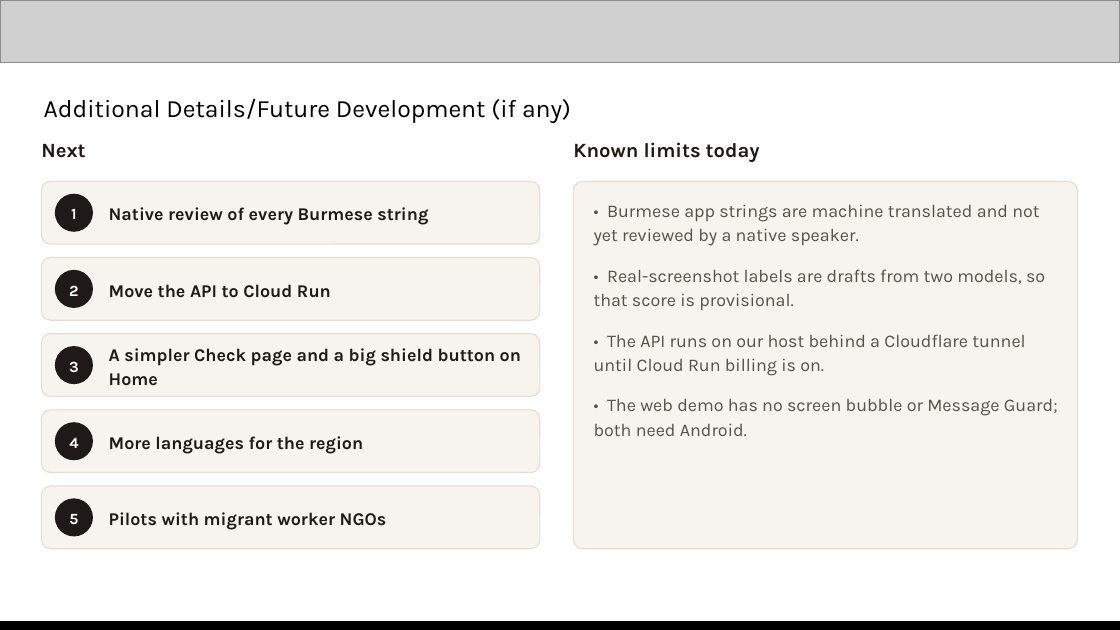
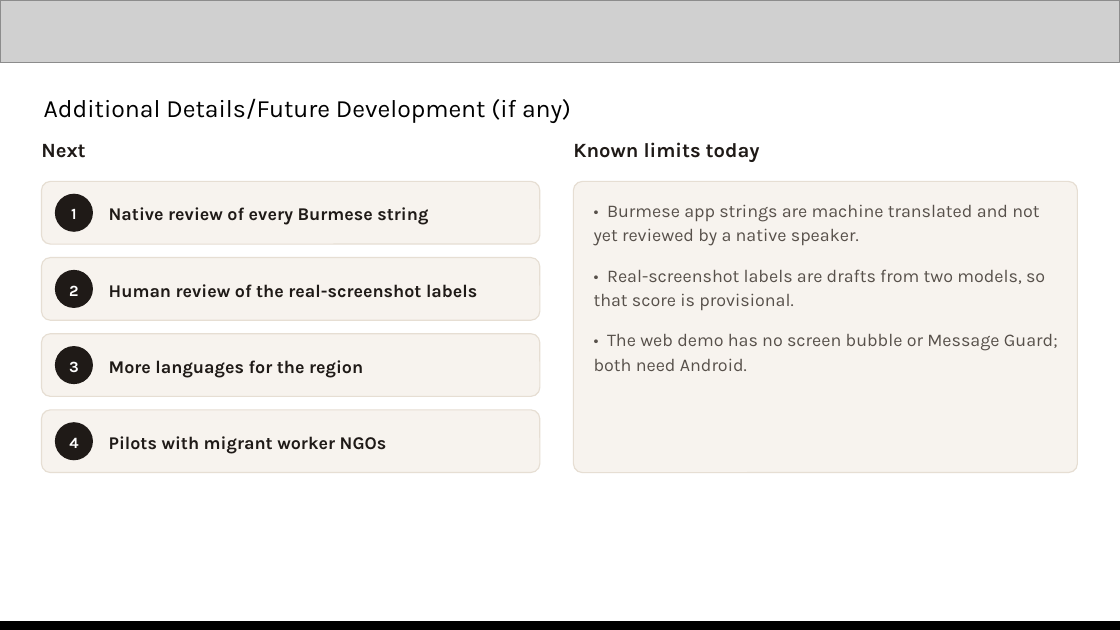
Before and after one commit to minthein128/scamshield, a slide deck: slide 12 of pitch/Kakwe-AIBuilderCup-submission.pptx. Drawn at 1120x630 pixels with LibreOffice and Linux fonts; fonts in the diff are those of the drawing; grey boxes stand for pictures. Boxes give left, top, right and bottom in pixels: in the first picture for what was removed or moved away, otherwise in the second. Text is boxed around its words. In the diff, an @@ line names an element or a change of style, - is before the commit and + after.

Commit message:
docs: final submission deck with Kakwe screens, Cloud Run hosting and web.app APK
Replaces every screenshot that showed the old name with Kakwe captures from
feat/production, uses the approved Home and Check v3 mockups on the
wireframe slide, states the API runs on Cloud Run in asia-southeast1, links
the APK on web.app and drops the done Cloud Run and Check redesign items
from the roadmap and the tunnel limit.

```diff
--- a/pitch/Kakwe-AIBuilderCup-submission.pptx
+++ b/pitch/Kakwe-AIBuilderCup-submission.pptx
@@ rounded rectangle: place and size @@
-rounded rectangle at [573, 181, 1077, 549]
+rounded rectangle at [573, 181, 1077, 473]
@@ rounded rectangle at [573, 181, 1077, 473]: proportions changed @@
@@ text at [109, 284, 477, 298]: text changed @@
-Move the API to Cloud Run
+Human review of the real-screenshot labels
@@ text "More languages for the region": place and size @@
-text "More languages for the region" at [109, 436, 363, 454]
+text "More languages for the region" at [109, 360, 363, 378]
@@ text removed at [109, 348, 521, 386] @@
-A simpler Check page and a big shield button on Home
@@ text at [594, 334, 1025, 376]: paragraph removed @@
-• The API runs on our host behind a Cloudflare tunnel until Cloud Run billing is on.
@@ text "Pilots with migrant worker NGOs": place and size @@
-text "Pilots with migrant worker NGOs" at [109, 512, 387, 530]
+text "Pilots with migrant worker NGOs" at [109, 436, 387, 454]
@@ rounded rectangle removed at [41, 486, 540, 549] @@
@@ ellipse removed at [55, 498, 93, 536] @@
@@ text removed at [69, 514, 78, 524] @@
-5
```
Also in this commit, not shown: 6 other slides changed, 44 other files.
